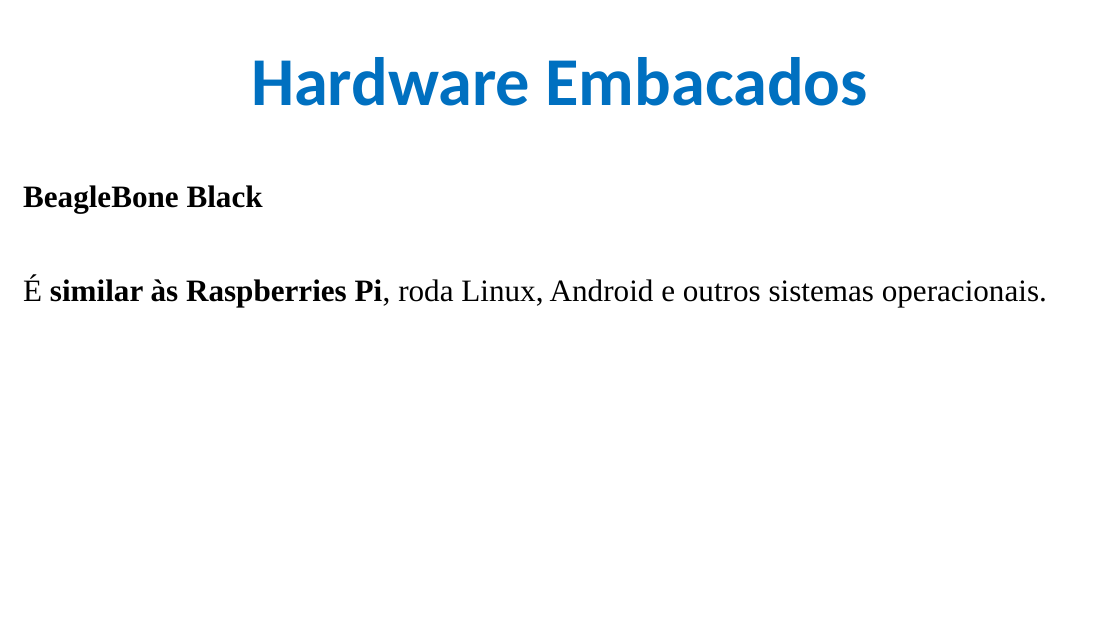
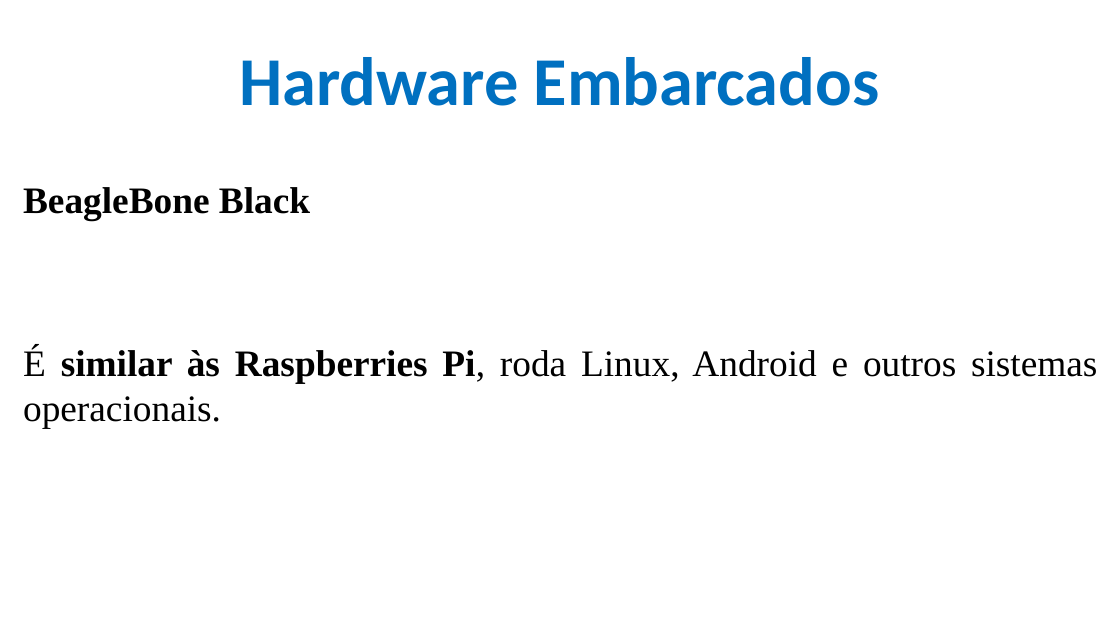
Before and after one commit to CloudEducationBrazil/WydenArea1ProgramacaoMicrocontroladores, a slide deck: slide 6 of 01 Classes/Aula 09 - Programação Microcontroladores - Projetos com Microcontroladores Limitações.pptx. Drawn at 1120x630 pixels with LibreOffice and Linux fonts; fonts in the diff are those of the drawing; background and template pictures are left out. Boxes give left, top, right and bottom in pixels: in the first picture for what was removed or moved away, otherwise in the second. Text is boxed around its words. In the diff, an @@ line names an element or a change of style, - is before the commit and + after.

```diff
--- a/01 Classes/Aula 09 - Programação Microcontroladores - Projetos com Microcontroladores Limitações.pptx
+++ b/01 Classes/Aula 09 - Programação Microcontroladores - Projetos com Microcontroladores Limitações.pptx
@@ title at <box>239,57,879,106</box>: text changed @@
-Hardware Embacados
+Hardware Embarcados
@@ text "BeagleBone Black" at <box>23,187,1097,428</box>: size 20 to 24 pt @@
```
Also in this commit, not shown: 6 other slides changed, 1 other file.
